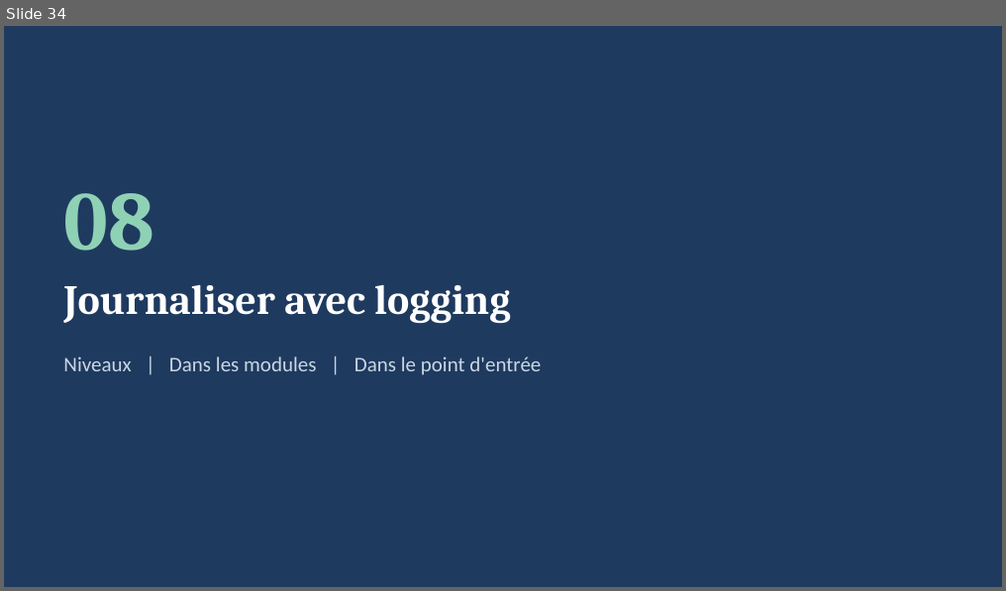
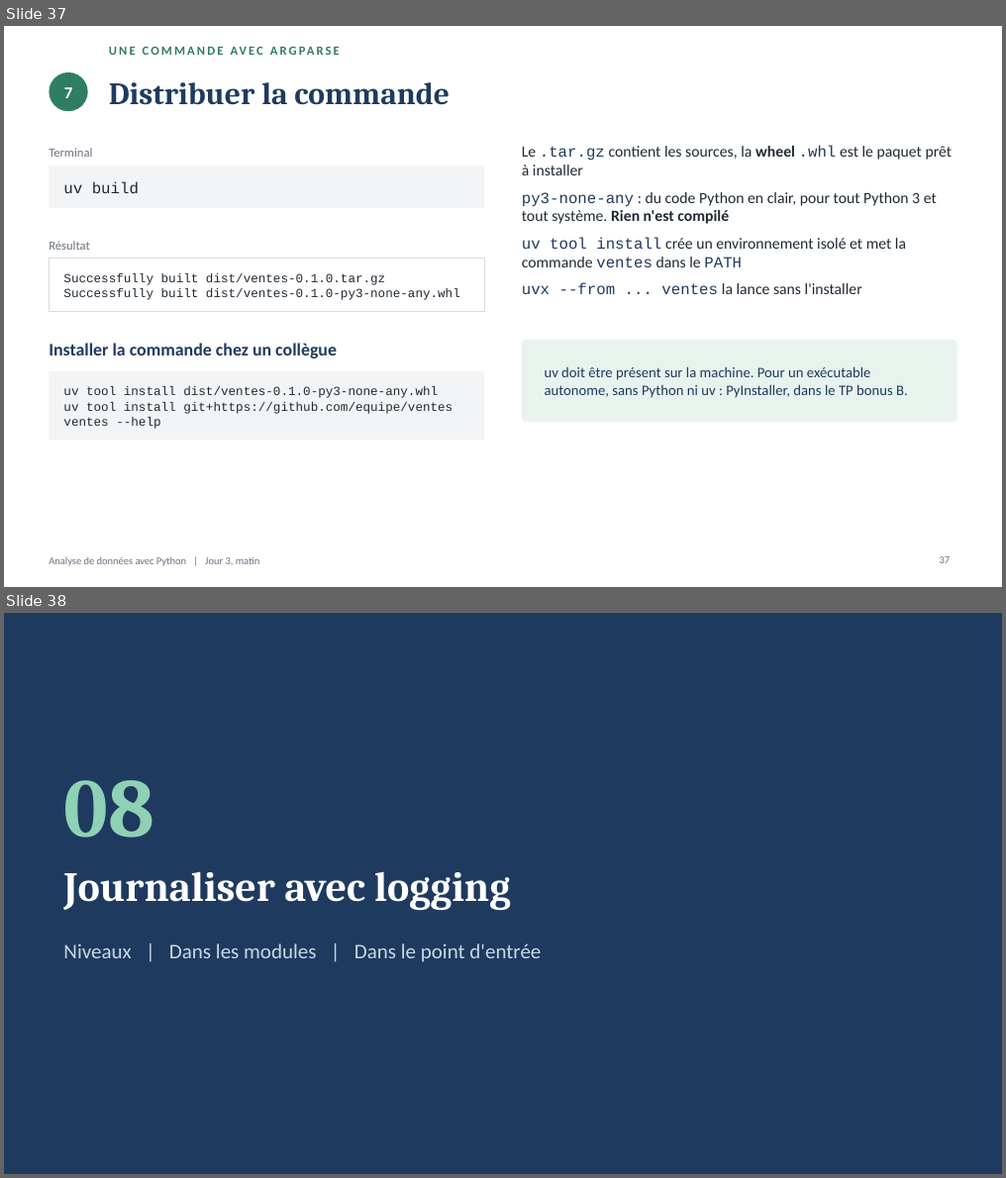
Before and after one commit to ardev2/formation-analyse-donnees-python, a slide deck: cours/05-jour3-matin/projet-cli.pptx. Shown one above the other, each under a label of ours: slide 34 before the commit, slides 37 and 38 after it. The pictures are 1006x591 and 1006x1178 pixels, drawn with LibreOffice and Linux fonts; fonts in the diff are those of the drawing. Boxes give left, top, right and bottom in pixels: in the first picture for what was removed or moved away, otherwise in the second. Text is boxed around its words. In the diff, an @@ line names an element or a change of style, - is before the commit and + after.

Commit message:
Ajoute le TP bonus PySpark, ses slides et son corrigé, et met à jour les slides du TP5

```diff
--- a/cours/05-jour3-matin/projet-cli.pptx
+++ b/cours/05-jour3-matin/projet-cli.pptx
@@ slide 37 added at (4,26,1002,587), background #FFFFFF @@
@@ ellipse added at (49,73,88,111), fill #2F7D62 @@
@@ text added at (109,82,593,268), 30 pt, text #1F3A5F, bold @@
+Distribuer la commande
@@ text added at (294,82,449,105), 12 pt, text #2F7D62, bold @@
+UNE COMMANDE AVEC ARGPARSE
@@ text added at (64,87,72,98), 16 pt, text #FFFFFF, bold @@
+7
@@ text added at (49,148,92,157), 12 pt, text #6B7280 @@
+Terminal
@@ rectangle added at (49,166,484,209), fill #F3F4F6 @@
@@ text added at (522,146,952,294), 15 pt, text #1F2933 @@
+• Le .tar.gz contient les sources, la wheel .whl est le paquet prêt à installer
+• py3-none-any : du code Python en clair, pour tout Python 3 et tout système. Rien n'est compilé
+• uv tool install crée un environnement isolé et met la commande ventes dans le PATH
+• uvx --from ... ventes la lance sans l'installer
@@ text added at (63,181,139,193), 15 pt, text #1F2933 @@
+uv build
@@ text added at (49,241,89,250), 12 pt, text #6B7280 @@
+Résultat
@@ rectangle added at (49,259,484,312), fill #FFFFFF, outline #D5DCE3 1 pt @@
@@ text added at (63,274,460,300), 12 pt, text #1F2933 @@
+Successfully built dist/ventes-0.1.0.tar.gz
+Successfully built dist/ventes-0.1.0-py3-none-any.whl
@@ text added at (49,343,337,359), 17 pt, text #1F3A5F, bold @@
+Installer la commande chez un collègue
@@ rounded rectangle added at (522,340,957,422), fill #E8F3EE @@
@@ rectangle added at (49,372,484,440), fill #F3F4F6 @@
@@ text added at (545,367,908,398), 14 pt, text #1F3A5F @@
+uv doit être présent sur la machine. Pour un exécutable autonome, sans Python ni uv : PyInstaller, dans le TP bonus B.
@@ text added at (63,386,452,429), 12 pt, text #1F2933 @@
+uv tool install dist/ventes-0.1.0-py3-none-any.whl
+uv tool install git+https://github.com/equipe/ventes
+ventes --help
@@ text added at (49,558,260,567), 10 pt, text #6B7280 @@
+Analyse de données avec Python | Jour 3, matin
@@ page number added at (940,557,950,564), 10 pt, text #6B7280 @@
+37
@@ what was slide 34 is now slide 38 @@
```
Also in this commit, not shown: 3 slides changed, 3 other slides added, 7 other files.
